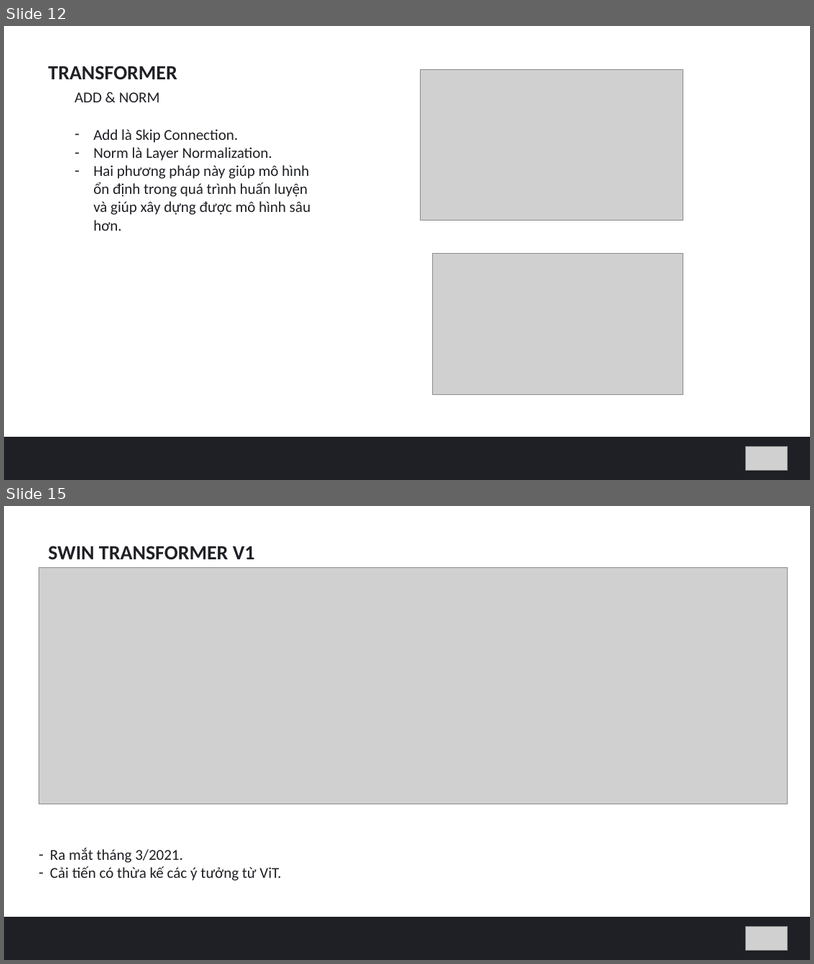
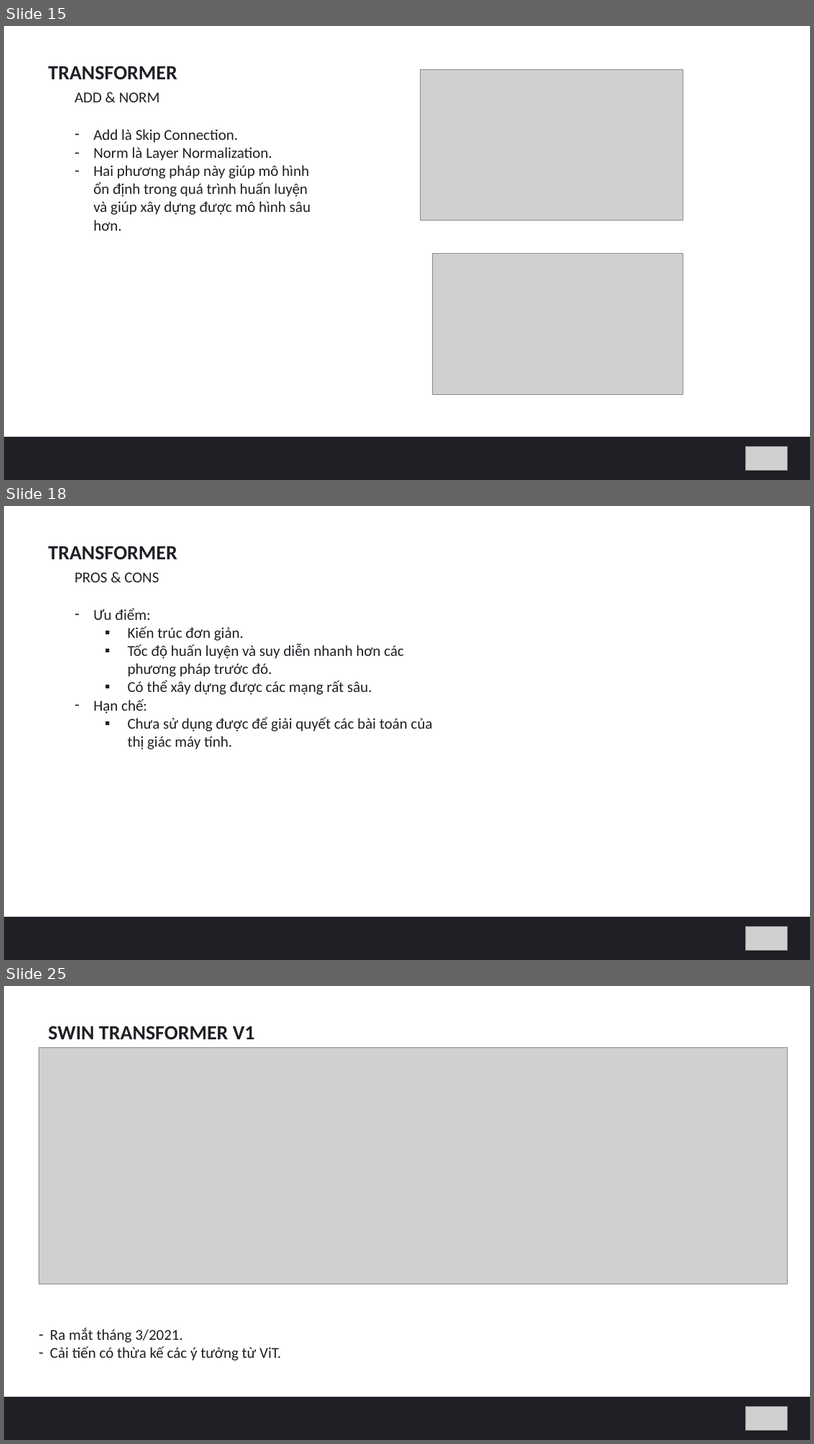
Before and after one commit to hungvm2/MoD_machine_learning, a slide deck: slide1.pptx. Shown one above the other, each under a label of ours: slides 12 and 15 before the commit, slides 15, 18 and 25 after it; the slides between them are not shown. The pictures are 814x964 and 814x1444 pixels, drawn with LibreOffice and Linux fonts; fonts in the diff are those of the drawing; grey boxes stand for pictures. Boxes give left, top, right and bottom in pixels: in the first picture for what was removed or moved away, otherwise in the second. Text is boxed around its words. In the diff, an @@ line names an element or a change of style, - is before the commit and + after.

```diff
--- a/slide1.pptx
+++ b/slide1.pptx
@@ slide 18 added at <box>4,506,810,960</box>, background #FFFFFF @@
@@ text added at <box>48,546,177,559</box>, 24 pt, text #1F2025, bold @@
+TRANSFORMER
@@ text added at <box>75,572,159,582</box>, 18 pt, text #1F2025 @@
+PROS & CONS
@@ text added at <box>93,608,432,749</box>, 18 pt, text #1F2025 @@
+– Ưu điểm:
+  ▪ Kiến trúc đơn giản.
+  ▪ Tốc độ huấn luyện và suy diễn nhanh hơn các phương pháp trước đó.
+  ▪ Có thể xây dựng được các mạng rất sâu.
+– Hạn chế:
+  ▪ Chưa sử dụng được để giải quyết các bài toán của thị giác máy tính.
@@ rectangle added at <box>4,917,810,960</box>, fill #1F2025 @@
@@ picture added at <box>746,926,788,950</box> @@
@@ what was slide 12 is now slide 15 @@
@@ what was slide 15 is now slide 25 @@
```
Also in this commit, not shown: 3 slides changed, 10 other slides added.
